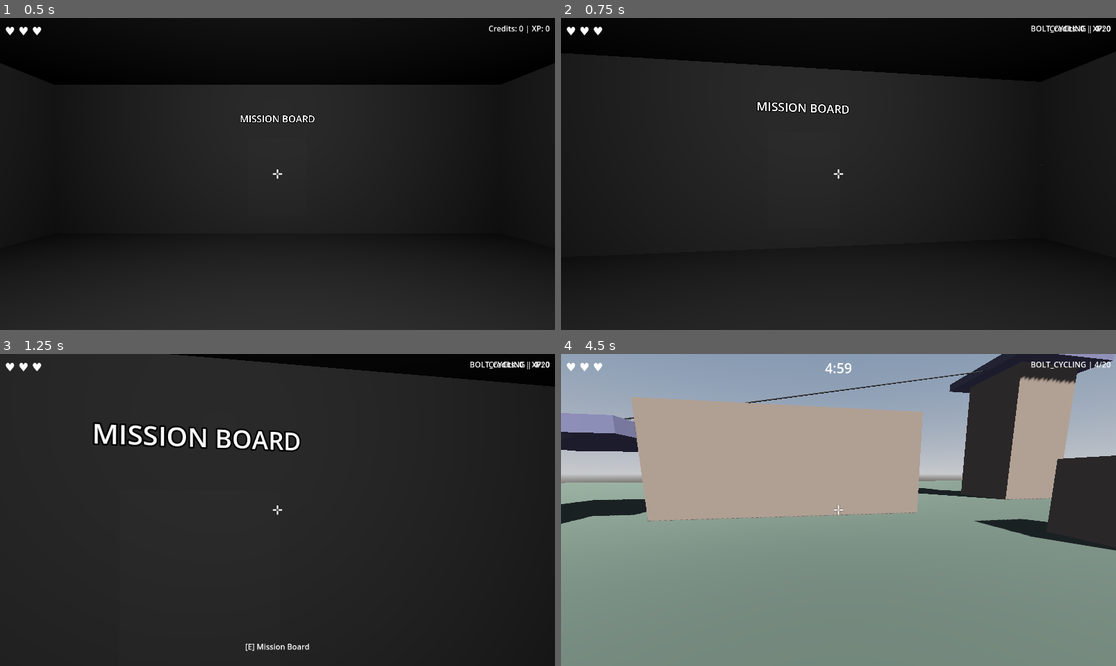
Above: before the commit, frames 1-4 (two rows, left to right).
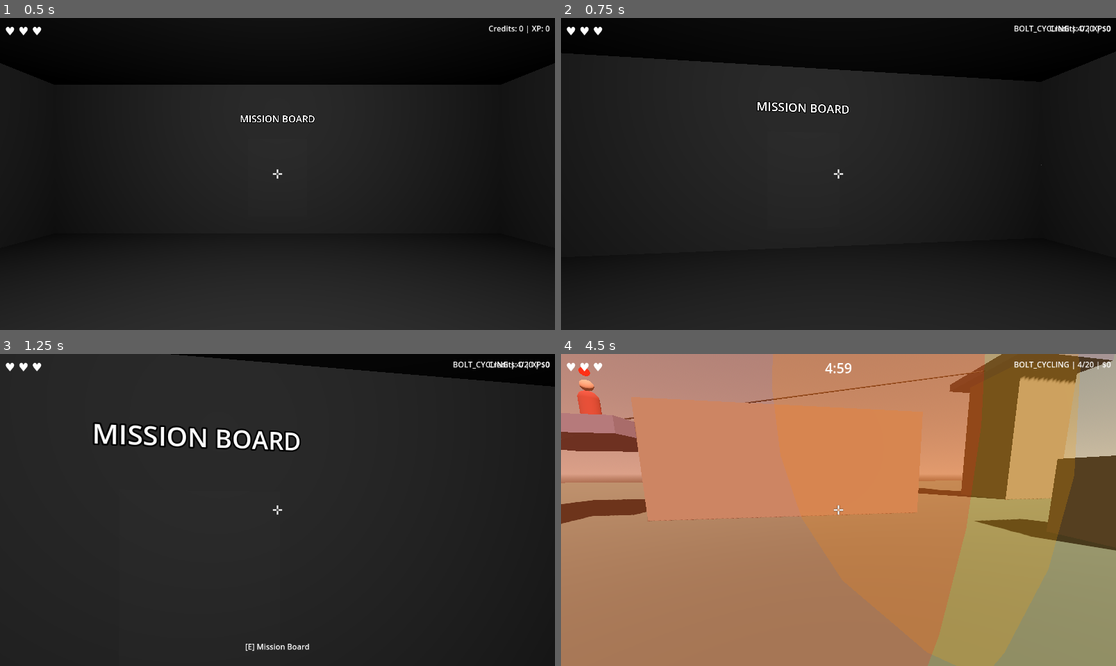
Above: after the commit, the same moments.

Repository: artemiiShabanov/UntitledSniperGame
Game: Godot game, scene res://scenes/hub/hub.tscn
Two runs of this game, one before a commit and one after it. Both use one fixed random seed, a clock stepped at 60 frames per second and the inputs below.
Inputs (mouse positions are in pixels of both pictures, inside the frame that each line leads up to):
- Up to frame 1 (0.5 s): no input
- Up to frame 2 (0.75 s): tap Enter at 0.5 s; move the mouse to (866, 174) at 0.52 s; hold W (move_forward) from 0.53 s (still down); click (866, 174) at 0.6 s
- Up to frame 3 (1.25 s): keep holding W (move_forward); tap Space (jump) at 0.77 s
- Up to frame 4 (4.5 s): move the mouse to (810, 510) at 1.27 s; tap Ctrl (crouch) at 1.35 s; tap Space (jump) at 1.52, 2, 3.02 s; click (810, 510) at 1.55 s; move the mouse to (849, 503) at 2.02 s; tap F (inspect) at 2.1 s; click (849, 503) at 2.3 s; tap Enter at 2.75 s; move the mouse to (832, 516) at 2.77 s; tap E (interact) at 2.85 s; click (832, 516) at 3.05 s; release W (move_forward) at 3.5 s; click "DEPLOY — Test Range" at 3.5 s; move the mouse to (877, 513) at 4.27 s; hold W (move_forward) from 4.28 s (still down); click (877, 513) at 4.35 s

Frame 1 is identical in both runs. In frame 2, 0.2% of the frame differs, in the area x 81-99%, y 2-5%; in frame 3, 0.2%; in frame 4, 100%, in the area x 0-100%, y 0-100%.

Commit message:
Layer 5 step 2: enemy AI with detection, alert states, and projectile combat
Add EnemyBase class with full alert state machine (UNAWARE → SUSPICIOUS →
ALERT → SEARCHING), line-of-sight detection with FOV cone + raycast,
sound reaction system, and projectile-based shooting with accuracy spread.

First enemy type: Lookout (stationary, low awareness, slow reaction).
Includes debug visualization (FOV cones, state indicator spheres) and
search scanning behavior. Enemy bullets use orange tracers with emission.

Player now takes hits from enemy projectiles, and gunshots propagate
sound to alert nearby enemies. Bullet collision mask updated to hit
enemies on the Target layer.

Co-Authored-By: Claude Opus 4.6 <noreply@anthropic.com>

Diff:
--- a/scenes/dev/dev_test.tscn
+++ b/scenes/dev/dev_test.tscn
@@ -1,10 +1,11 @@
-[gd_scene load_steps=28 format=3 uid="uid://c4adr8nhu3lui"]
+[gd_scene load_steps=29 format=3 uid="uid://c4adr8nhu3lui"]
 
 [ext_resource type="PackedScene" uid="uid://cu5r57bea486j" path="res://scenes/player/player.tscn" id="1_player"]
 [ext_resource type="PackedScene" uid="uid://bekdmpmob6j7c" path="res://scenes/world/zipline.tscn" id="2_zipline"]
 [ext_resource type="Script" uid="uid://6gd4xuinew4i" path="res://scripts/world/base_level.gd" id="3_base_level"]
 [ext_resource type="Script" uid="uid://bt0op02i13jd1" path="res://scripts/world/spawn_point.gd" id="4_spawn_point"]
 [ext_resource type="PackedScene" path="res://scenes/world/extraction_zone.tscn" id="5_extraction"]
+[ext_resource type="PackedScene" path="res://scenes/enemy/enemy_lookout.tscn" id="6_lookout"]
 
 [sub_resource type="ProceduralSkyMaterial" id="ProceduralSkyMaterial_1"]
 
@@ -194,3 +195,12 @@
 
 [node name="ExtractionZone" parent="." instance=ExtResource("5_extraction")]
 transform = Transform3D(1, 0, 0, 0, 1, 0, 0, 0, 1, -15, 0, 10)
+
+[node name="Lookout1" parent="." instance=ExtResource("6_lookout")]
+transform = Transform3D(-1, 0, 0, 0, 1, 0, 0, 0, -1, 0, 0, -20)
+
+[node name="Lookout2" parent="." instance=ExtResource("6_lookout")]
+transform = Transform3D(1, 0, 0, 0, 1, 0, 0, 0, 1, 15, 8.5, -15)
+
+[node name="Lookout3" parent="." instance=ExtResource("6_lookout")]
+transform = Transform3D(0, 0, 1, 0, 1, 0, -1, 0, 0, -8, 3.25, -12)
--- /dev/null
+++ b/scenes/enemy/enemy_lookout.tscn
@@ -0,0 +1,50 @@
+[gd_scene load_steps=7 format=3]
+
+[ext_resource type="Script" path="res://scripts/enemy/enemy_lookout.gd" id="1_script"]
+
+[sub_resource type="CapsuleShape3D" id="CapsuleShape3D_1"]
+radius = 0.3
+height = 1.8
+
+[sub_resource type="StandardMaterial3D" id="StandardMaterial3D_body"]
+albedo_color = Color(0.6, 0.2, 0.2, 1)
+
+[sub_resource type="CapsuleMesh" id="CapsuleMesh_body"]
+material = SubResource("StandardMaterial3D_body")
+radius = 0.3
+height = 1.4
+
+[sub_resource type="StandardMaterial3D" id="StandardMaterial3D_head"]
+albedo_color = Color(0.8, 0.6, 0.5, 1)
+
+[sub_resource type="SphereMesh" id="SphereMesh_head"]
+material = SubResource("StandardMaterial3D_head")
+radius = 0.2
+height = 0.4
+
+[node name="EnemyLookout" type="CharacterBody3D" groups=["enemy"]]
+collision_layer = 8
+collision_mask = 1
+script = ExtResource("1_script")
+
+[node name="CollisionShape3D" type="CollisionShape3D" parent="."]
+transform = Transform3D(1, 0, 0, 0, 1, 0, 0, 0, 1, 0, 0.9, 0)
+shape = SubResource("CapsuleShape3D_1")
+
+[node name="Mesh" type="Node3D" parent="."]
+
+[node name="Body" type="MeshInstance3D" parent="Mesh"]
+transform = Transform3D(1, 0, 0, 0, 1, 0, 0, 0, 1, 0, 0.9, 0)
+mesh = SubResource("CapsuleMesh_body")
+
+[node name="Head" type="MeshInstance3D" parent="Mesh"]
+transform = Transform3D(1, 0, 0, 0, 1, 0, 0, 0, 1, 0, 1.8, 0)
+mesh = SubResource("SphereMesh_head")
+
+[node name="HeadMarker" type="Marker3D" parent="."]
+transform = Transform3D(1, 0, 0, 0, 1, 0, 0, 0, 1, 0, 1.8, 0)
+
+[node name="SightRay" type="RayCast3D" parent="."]
+transform = Transform3D(1, 0, 0, 0, 1, 0, 0, 0, 1, 0, 1.5, 0)
+target_position = Vector3(0, 0, -80)
+collision_mask = 3
--- a/scenes/projectile/bullet.tscn
+++ b/scenes/projectile/bullet.tscn
@@ -1,6 +1,6 @@
-[gd_scene load_steps=4 format=3]
+[gd_scene load_steps=4 format=3 uid="uid://djif213hljbh5"]
 
-[ext_resource type="Script" path="res://scripts/projectile/bullet.gd" id="1_bullet"]
+[ext_resource type="Script" uid="uid://kmrngpk5vhow" path="res://scripts/projectile/bullet.gd" id="1_bullet"]
 
 [sub_resource type="SphereShape3D" id="SphereShape3D_1"]
 radius = 0.05
@@ -11,7 +11,7 @@
 
 [node name="Bullet" type="CharacterBody3D"]
 collision_layer = 4
-collision_mask = 17
+collision_mask = 25
 script = ExtResource("1_bullet")
 
 [node name="CollisionShape3D" type="CollisionShape3D" parent="."]
--- /dev/null
+++ b/scripts/enemy/enemy_base.gd
@@ -0,0 +1,475 @@
+class_name EnemyBase
+extends CharacterBody3D
+## Base class for all enemy snipers.
+## Handles alert state machine, line-of-sight detection, shooting, and damage.
+
+## ── Enums ────────────────────────────────────────────────────────────────────
+
+enum AlertState { UNAWARE, SUSPICIOUS, ALERT, SEARCHING }
+
+## ── Signals ──────────────────────────────────────────────────────────────────
+
+signal alert_state_changed(new_state: AlertState)
+signal enemy_killed(enemy: EnemyBase, headshot: bool)
+
+## ── Exports: Debug ───────────────────────────────────────────────────────────
+
+@export_group("Debug")
+@export var show_debug: bool = true  ## Toggle FOV cone and state indicator
+
+## ── Exports: Detection ───────────────────────────────────────────────────────
+
+@export_group("Detection")
+@export var fov_degrees: float = 90.0  ## Half-angle field of view cone
+@export var max_sight_range: float = 80.0
+@export var suspicion_rate: float = 0.4  ## Per second while player is in LOS
+@export var suspicion_decay: float = 0.2  ## Per second when player not visible
+@export var alert_threshold: float = 1.0  ## Suspicion level to become ALERT
+@export var search_duration: float = 8.0  ## How long to search before returning to UNAWARE
+@export var search_scan_speed: float = 0.8  ## Radians per second to scan left/right
+@export var search_scan_angle: float = 45.0  ## Degrees to scan each side of last known dir
+
+## ── Exports: Combat ──────────────────────────────────────────────────────────
+
+@export_group("Combat")
+@export var health: float = 100.0
+@export var reaction_time: float = 1.5  ## Seconds after becoming ALERT before first shot
+@export var fire_interval: float = 2.5  ## Seconds between shots when ALERT
+@export var accuracy: float = 0.7  ## 0-1, higher = less spread
+@export var inaccuracy_deg: float = 5.0  ## Max spread in degrees at accuracy=0
+@export var enemy_bullet_speed: float = 200.0  ## Slower than player bullets
+@export var bullet_scene: PackedScene = preload("res://scenes/projectile/bullet.tscn")
+@export var shot_damage: float = 1.0
+@export var headshot_multiplier: float = 2.0
+
+## ── Exports: Rewards ─────────────────────────────────────────────────────────
+
+@export_group("Rewards")
+@export var credit_reward: int = 50
+@export var xp_reward: int = 25
+
+## ── State ────────────────────────────────────────────────────────────────────
+
+var alert_state: AlertState = AlertState.UNAWARE
+var suspicion: float = 0.0
+var is_dead: bool = false
+var player: Node3D = null
+
+## Detection
+var can_see_player: bool = false
+var last_known_player_pos: Vector3 = Vector3.ZERO
+
+## Combat timers
+var reaction_timer: float = 0.0
+var fire_timer: float = 0.0
+var search_timer: float = 0.0
+
+## Search scanning
+var _search_base_yaw: float = 0.0  ## Y rotation toward last known position
+var _search_scan_progress: float = 0.0  ## Oscillates -1 to 1
+var _search_scan_dir: float = 1.0  ## Current scan direction
+
+## ── Node references ──────────────────────────────────────────────────────────
+
+@onready var sight_ray: RayCast3D = $SightRay
+@onready var head_marker: Marker3D = $HeadMarker  ## For headshot detection
+@onready var mesh: Node3D = $Mesh
+
+## Debug visualization
+var _debug_mesh_instance: MeshInstance3D
+var _debug_immediate_mesh: ImmediateMesh
+var _debug_material: StandardMaterial3D
+var _state_indicator: MeshInstance3D
+var _state_mat: StandardMaterial3D
+
+
+func _ready() -> void:
+	add_to_group("enemy")
+	_find_player()
+	if show_debug:
+		_setup_debug_visuals()
+
+
+func _physics_process(delta: float) -> void:
+	if is_dead or RunManager.game_state != RunManager.GameState.IN_RUN:
+		return
+
+	if not player:
+		_find_player()
+		if not player:
+			return
+
+	_update_line_of_sight()
+	_update_alert_state(delta)
+	_update_combat(delta)
+
+	if show_debug:
+		_update_debug_visuals()
+
+
+## ── Line of Sight ────────────────────────────────────────────────────────────
+
+func _update_line_of_sight() -> void:
+	can_see_player = false
+
+	if not player:
+		return
+
+	var eye_pos := global_position + Vector3.UP * 1.5  ## Approximate eye height
+	var to_player := _get_player_head_pos() - eye_pos
+	var distance := to_player.length()
+
+	# Range check
+	if distance > max_sight_range:
+		return
+
+	# FOV check — angle between forward direction and direction to player
+	var forward := -global_basis.z
+	var angle := forward.angle_to(to_player.normalized())
+	if rad_to_deg(angle) > fov_degrees:
+		return
+
+	# Raycast occlusion check
+	sight_ray.global_position = eye_pos
+	sight_ray.target_position = sight_ray.to_local(eye_pos + to_player)
+	sight_ray.force_raycast_update()
+
+	if sight_ray.is_colliding():
+		var collider := sight_ray.get_collider()
+		if collider and collider.is_in_group("player"):
+			can_see_player = true
+			last_known_player_pos = player.global_position
+
+
+## ── Alert State Machine ──────────────────────────────────────────────────────
+
+func _update_alert_state(delta: float) -> void:
+	match alert_state:
+		AlertState.UNAWARE:
+			if can_see_player:
+				suspicion += suspicion_rate * delta
+				if suspicion >= alert_threshold:
+					_set_alert_state(AlertState.ALERT)
+				elif suspicion >= alert_threshold * 0.3:
+					_set_alert_state(AlertState.SUSPICIOUS)
+			else:
+				suspicion = maxf(suspicion - suspicion_decay * delta, 0.0)
+
+		AlertState.SUSPICIOUS:
+			if can_see_player:
+				suspicion += suspicion_rate * delta
+				if suspicion >= alert_threshold:
+					_set_alert_state(AlertState.ALERT)
+			else:
+				suspicion -= suspicion_decay * delta
+				if suspicion <= 0.0:
+					suspicion = 0.0
+					_set_alert_state(AlertState.UNAWARE)
+
+		AlertState.ALERT:
+			if can_see_player:
+				last_known_player_pos = player.global_position
+			else:
+				# Lost sight — start searching
+				_set_alert_state(AlertState.SEARCHING)
+
+		AlertState.SEARCHING:
+			search_timer -= delta
+			if can_see_player:
+				_set_alert_state(AlertState.ALERT)
+			elif search_timer <= 0.0:
+				suspicion = 0.0
+				_set_alert_state(AlertState.UNAWARE)
+			else:
+				_update_search_scan(delta)
+
+
+func _set_alert_state(new_state: AlertState) -> void:
+	if alert_state == new_state:
+		return
+
+	alert_state = new_state
+	alert_state_changed.emit(new_state)
+
+	match new_state:
+		AlertState.ALERT:
+			reaction_timer = reaction_time
+			fire_timer = 0.0
+			_face_player()
+		AlertState.SEARCHING:
+			search_timer = search_duration
+			# Face last known position, then begin scanning
+			_face_position(last_known_player_pos)
+			_search_base_yaw = rotation.y
+			_search_scan_progress = 0.0
+			_search_scan_dir = 1.0
+
+
+## ── Combat ───────────────────────────────────────────────────────────────────
+
+func _update_combat(delta: float) -> void:
+	if alert_state != AlertState.ALERT:
+		return
+
+	_face_player()
+
+	# Wait for reaction time before shooting
+	if reaction_timer > 0.0:
+		reaction_timer -= delta
+		return
+
+	fire_timer -= delta
+	if fire_timer <= 0.0:
+		_fire_at_player()
+		fire_timer = fire_interval
+
+
+func _fire_at_player() -> void:
+	if not can_see_player or not player:
+		return
+
+	var eye_pos := global_position + Vector3.UP * 1.5
+	var target := _get_player_head_pos()
+	var aim_dir := (target - eye_pos).normalized()
+
+	# Spawn projectile bullet
+	var bullet: Bullet = bullet_scene.instantiate()
+	bullet.global_position = eye_pos
+	bullet.direction = aim_dir
+	bullet.muzzle_velocity = enemy_bullet_speed
+	bullet.is_enemy_bullet = true
+	bullet.damage = shot_damage
+
+	# Accuracy affects spread — lower accuracy = more spread
+	var spread := deg_to_rad(inaccuracy_deg * (1.0 - accuracy))
+	bullet.spread_angle = spread
+
+	get_tree().root.add_child(bullet)
+
+
+func _face_player() -> void:
+	if not player:
+		return
+	var target_pos := last_known_player_pos if not can_see_player else player.global_position
+	_face_position(target_pos)
+
+
+func _face_position(target: Vector3) -> void:
+	var look_pos := Vector3(target.x, global_position.y, target.z)
+	if look_pos.distance_to(global_position) > 0.1:
+		look_at(look_pos, Vector3.UP)
+
+
+func _update_search_scan(delta: float) -> void:
+	## Oscillate rotation left/right around the last known direction
+	_search_scan_progress += _search_scan_dir * search_scan_speed * delta
+
+	# Reverse direction at scan limits
+	var max_progress := deg_to_rad(search_scan_angle)
+	if _search_scan_progress > max_progress:
+		_search_scan_progress = max_progress
+		_search_scan_dir = -1.0
+	elif _search_scan_progress < -max_progress:
+		_search_scan_progress = -max_progress
+		_search_scan_dir = 1.0
+
+	rotation.y = _search_base_yaw + _search_scan_progress
+
+
+## ── Sound Reaction ───────────────────────────────────────────────────────────
+
+func hear_sound(origin: Vector3, loudness: float) -> void:
+	## Called when a loud event (gunshot, bullet impact) occurs nearby.
+	if is_dead:
+		return
+
+	var distance := global_position.distance_to(origin)
+	var effect := loudness / maxf(distance, 1.0)
+
+	if alert_state == AlertState.UNAWARE or alert_state == AlertState.SUSPICIOUS:
+		suspicion += effect
+		last_known_player_pos = origin
+		if suspicion >= alert_threshold:
+			_set_alert_state(AlertState.ALERT)
+		elif suspicion >= alert_threshold * 0.3 and alert_state == AlertState.UNAWARE:
+			_set_alert_state(AlertState.SUSPICIOUS)
+	elif alert_state == AlertState.SEARCHING:
+		last_known_player_pos = origin
+		# Re-alert if sound is strong enough
+		if effect > 0.3:
+			_set_alert_state(AlertState.ALERT)
+
+
+## ── Damage ───────────────────────────────────────────────────────────────────
+
+func on_bullet_hit(bullet: Bullet, collision: KinematicCollision3D) -> void:
+	if is_dead:
+		return
+
+	var hit_point := collision.get_position()
+	var is_headshot := _check_headshot(hit_point)
+	var dmg := bullet.damage
+	if is_headshot:
+		dmg *= headshot_multiplier
+
+	health -= dmg
+
+	# Getting shot immediately alerts
+	if alert_state != AlertState.ALERT:
+		suspicion = alert_threshold
+		last_known_player_pos = bullet.global_position
+		_set_alert_state(AlertState.ALERT)
+
+	if health <= 0.0:
+		_die(is_headshot)
+
+
+func _check_headshot(hit_point: Vector3) -> bool:
+	if not head_marker:
+		return false
+	# Headshot if hit point is within 0.3m of head marker
+	return hit_point.distance_to(head_marker.global_position) < 0.3
+
+
+func _die(headshot: bool) -> void:
+	is_dead = true
+	enemy_killed.emit(self, headshot)
+
+	# Hide debug visuals
+	if _debug_mesh_instance:
+		_debug_mesh_instance.visible = false
+	if _state_indicator:
+		_state_indicator.visible = false
+
+	# Report to RunManager
+	RunManager.record_shot_hit()
+	RunManager.record_kill(headshot)
+	RunManager.add_run_credits(credit_reward)
+	RunManager.add_run_xp(xp_reward)
+
+	# Visual death — turn red and disable collision
+	_on_death()
+
+
+## Override in subclasses for custom death behavior
+func _on_death() -> void:
+	if mesh:
+		var mat := StandardMaterial3D.new()
+		mat.albedo_color = Color(0.5, 0.1, 0.1)
+		for child in mesh.get_children():
+			if child is MeshInstance3D:
+				child.material_override = mat
+			elif child is CSGShape3D:
+				child.material = mat
+
+	# Disable collision after a frame to avoid physics issues
+	set_deferred("collision_layer", 0)
+	set_deferred("collision_mask", 0)
+
+	# Remove after delay
+	var timer := get_tree().create_timer(3.0)
+	await timer.timeout
+	queue_free()
+
+
+## ── Debug Visualization ──────────────────────────────────────────────────────
+
+const STATE_COLORS := {
+	AlertState.UNAWARE: Color(0.2, 0.8, 0.2, 0.8),    ## Green
+	AlertState.SUSPICIOUS: Color(1.0, 0.8, 0.0, 0.8),  ## Yellow
+	AlertState.ALERT: Color(1.0, 0.1, 0.1, 0.8),       ## Red
+	AlertState.SEARCHING: Color(1.0, 0.5, 0.0, 0.8),   ## Orange
+}
+
+func _setup_debug_visuals() -> void:
+	# FOV cone mesh
+	_debug_immediate_mesh = ImmediateMesh.new()
+	_debug_mesh_instance = MeshInstance3D.new()
+	_debug_mesh_instance.mesh = _debug_immediate_mesh
+	_debug_mesh_instance.cast_shadow = GeometryInstance3D.SHADOW_CASTING_SETTING_OFF
+
+	_debug_material = StandardMaterial3D.new()
+	_debug_material.transparency = BaseMaterial3D.TRANSPARENCY_ALPHA
+	_debug_material.shading_mode = BaseMaterial3D.SHADING_MODE_UNSHADED
+	_debug_material.albedo_color = Color(0.2, 0.8, 0.2, 0.15)
+	_debug_material.cull_mode = BaseMaterial3D.CULL_DISABLED
+	_debug_material.no_depth_test = true
+
+	add_child(_debug_mesh_instance)
+
+	# State indicator sphere above head
+	_state_indicator = MeshInstance3D.new()
+	var sphere := SphereMesh.new()
+	sphere.radius = 0.15
+	sphere.height = 0.3
+	_state_indicator.mesh = sphere
+	_state_indicator.cast_shadow = GeometryInstance3D.SHADOW_CASTING_SETTING_OFF
+	_state_indicator.position = Vector3(0, 2.3, 0)
+
+	_state_mat = StandardMaterial3D.new()
+	_state_mat.shading_mode = BaseMaterial3D.SHADING_MODE_UNSHADED
+	_state_mat.albedo_color = STATE_COLORS[AlertState.UNAWARE]
+	_state_indicator.material_override = _state_mat
+
+	add_child(_state_indicator)
+
+
+func _update_debug_visuals() -> void:
+	if not _debug_immediate_mesh:
+		return
+
+	# Update state indicator color
+	_state_mat.albedo_color = STATE_COLORS.get(alert_state, Color.WHITE)
+
+	# Update FOV cone color based on state
+	var cone_color: Color = STATE_COLORS.get(alert_state, Color.GREEN)
+	cone_color.a = 0.1 if alert_state == AlertState.UNAWARE else 0.2
+	_debug_material.albedo_color = cone_color
+
+	# Rebuild FOV cone
+	_debug_immediate_mesh.clear_surfaces()
+	_debug_immediate_mesh.surface_begin(Mesh.PRIMITIVE_TRIANGLES, _debug_material)
+
+	var eye_offset := Vector3(0, 1.5, 0)
+	var cone_length: float = minf(max_sight_range, 20.0)  ## Cap visual length
+	var half_angle := deg_to_rad(fov_degrees)
+	var segments := 16
+
+	for i in range(segments):
+		var angle_a := TAU * float(i) / float(segments)
+		var angle_b := TAU * float(i + 1) / float(segments)
+
+		var dir_a := Vector3(
+			sin(half_angle) * cos(angle_a),
+			sin(half_angle) * sin(angle_a),
+			-cos(half_angle)
+		) * cone_length
+		var dir_b := Vector3(
+			sin(half_angle) * cos(angle_b),
+			sin(half_angle) * sin(angle_b),
+			-cos(half_angle)
+		) * cone_length
+
+		# Triangle from eye to edge
+		_debug_immediate_mesh.surface_add_vertex(eye_offset)
+		_debug_immediate_mesh.surface_add_vertex(eye_offset + dir_a)
+		_debug_immediate_mesh.surface_add_vertex(eye_offset + dir_b)
+
+	_debug_immediate_mesh.surface_end()
+
+
+## ── Helpers ──────────────────────────────────────────────────────────────────
+
+func _find_player() -> void:
+	var players := get_tree().get_nodes_in_group("player")
+	if players.size() > 0:
+		player = players[0]
+
+
+func _get_player_head_pos() -> Vector3:
+	if not player:
+		return Vector3.ZERO
+	# Player head is at $Head position
+	if player.has_node("Head"):
+		return player.get_node("Head").global_position
+	return player.global_position + Vector3.UP * 1.6
--- /dev/null
+++ b/scripts/enemy/enemy_lookout.gd
@@ -0,0 +1,23 @@
+class_name EnemyLookout
+extends EnemyBase
+## Lookout — the most basic enemy type.
+## Stationary, narrow FOV, slow reactions. Tutorial-tier threat.
+
+func _ready() -> void:
+	# Override base defaults for a weak, stationary lookout
+	fov_degrees = 60.0
+	max_sight_range = 60.0
+	suspicion_rate = 0.3
+	suspicion_decay = 0.15
+	alert_threshold = 1.0
+	search_duration = 6.0
+
+	reaction_time = 2.0
+	fire_interval = 3.0
+	accuracy = 0.4
+	health = 100.0
+
+	credit_reward = 50
+	xp_reward = 25
+
+	super._ready()
--- a/scripts/player/player.gd
+++ b/scripts/player/player.gd
@@ -310,11 +310,19 @@
 
 func _update_weapon_display() -> void:
 	const STATE_NAMES := ["IDLE", "AIMING", "BOLT_CYCLING", "RELOADING", "INSPECTING"]
-	weapon_state_label.text = "%s | %d/%d" % [
+	weapon_state_label.text = "%s | %d/%d | $%d" % [
 		STATE_NAMES[weapon.state],
 		weapon.ammo_in_magazine,
 		weapon.ammo_reserve,
+		RunManager.get_run_credits(),
 	]
+
+
+## ── Damage ───────────────────────────────────────────────────────────────────
+
+func on_bullet_hit(_bullet: Node, _collision: KinematicCollision3D) -> void:
+	## Called by Bullet when an enemy projectile hits the player.
+	RunManager.take_hit()
 
 
 ## ── Lives callbacks ──────────────────────────────────────────────────────────
--- a/scripts/player/weapon.gd
+++ b/scripts/player/weapon.gd
@@ -268,6 +268,9 @@
 	# Add to scene tree (not as child of player so it persists independently)
 	get_tree().root.add_child(bullet)
 
+	# Sound propagation — alert nearby enemies to the gunshot
+	_propagate_gunshot_sound(camera.global_position)
+
 
 func try_reload() -> void:
 	if not can_reload():
@@ -291,3 +294,14 @@
 	is_scoped = false
 	state_timer = inspect_duration
 	_set_state(State.INSPECTING)
+
+
+## ── Sound propagation ────────────────────────────────────────────────────────
+
+const GUNSHOT_LOUDNESS: float = 50.0  ## How far the sound carries
+
+func _propagate_gunshot_sound(origin: Vector3) -> void:
+	var enemies := get_tree().get_nodes_in_group("enemy")
+	for enemy in enemies:
+		if enemy.has_method("hear_sound"):
+			enemy.hear_sound(origin, GUNSHOT_LOUDNESS)
--- a/scripts/projectile/bullet.gd
+++ b/scripts/projectile/bullet.gd
@@ -11,6 +11,7 @@
 var direction: Vector3 = Vector3.FORWARD
 var spread_angle: float = 0.0  ## Radians, applied on spawn
 var time_alive: float = 0.0
+var is_enemy_bullet: bool = false  ## Set by enemy to change collision mask + color
 
 
 func _ready() -> void:
@@ -24,6 +25,22 @@
 		direction = direction.normalized()
 
 	velocity = direction * muzzle_velocity
+
+	if is_enemy_bullet:
+		# Enemy bullets hit Environment (1) + Player (2) = mask 3
+		collision_mask = 3
+		# Orange tracer color
+		var mesh_node := get_node_or_null("MeshInstance3D")
+		if mesh_node:
+			var mat := StandardMaterial3D.new()
+			mat.albedo_color = Color(1.0, 0.4, 0.1)
+			mat.emission_enabled = true
+			mat.emission = Color(1.0, 0.4, 0.1)
+			mat.emission_energy_multiplier = 3.0
+			mat.shading_mode = BaseMaterial3D.SHADING_MODE_UNSHADED
+			mesh_node.material_override = mat
+			# Scale up so player can see incoming rounds
+			mesh_node.scale = Vector3(3.0, 3.0, 3.0)
 
 
 func _physics_process(delta: float) -> void:
@@ -40,4 +57,16 @@
 		var collider := collision.get_collider()
 		if collider.has_method("on_bullet_hit"):
 			collider.on_bullet_hit(self, collision)
+		# Only player bullets alert enemies to impact sounds
+		if not is_enemy_bullet:
+			_propagate_impact_sound(collision.get_position())
 		queue_free()
+
+
+const IMPACT_LOUDNESS: float = 20.0
+
+func _propagate_impact_sound(impact_pos: Vector3) -> void:
+	var enemies := get_tree().get_nodes_in_group("enemy")
+	for enemy in enemies:
+		if enemy.has_method("hear_sound"):
+			enemy.hear_sound(impact_pos, IMPACT_LOUDNESS)
Not shown, added: scripts/enemy/enemy_base.gd.uid
Not shown, added: scripts/enemy/enemy_lookout.gd.uid
Not shown, changed: PLAN.md
